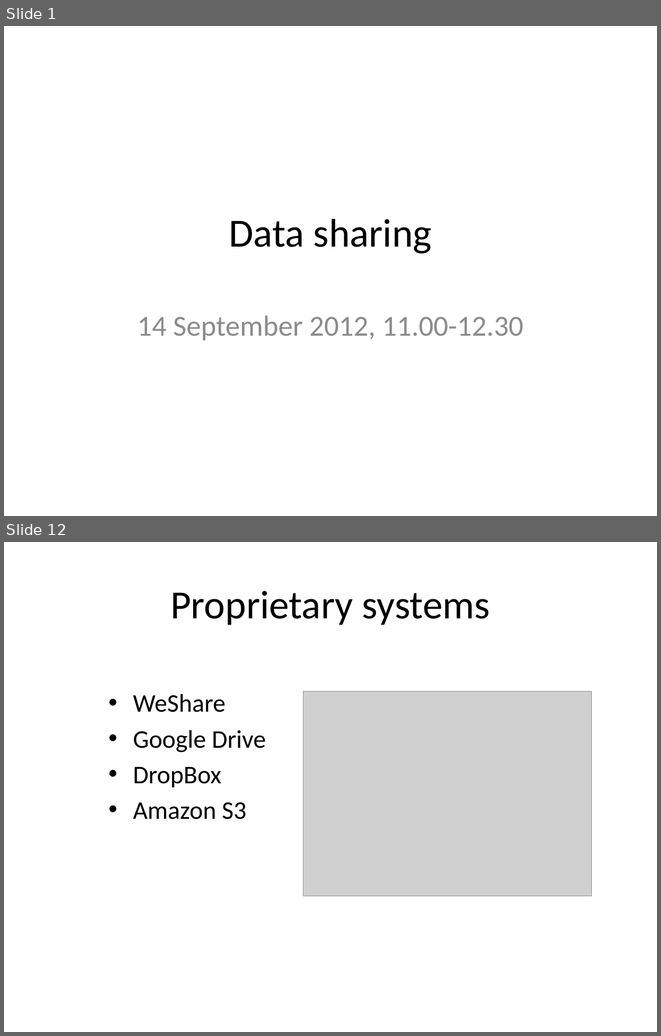
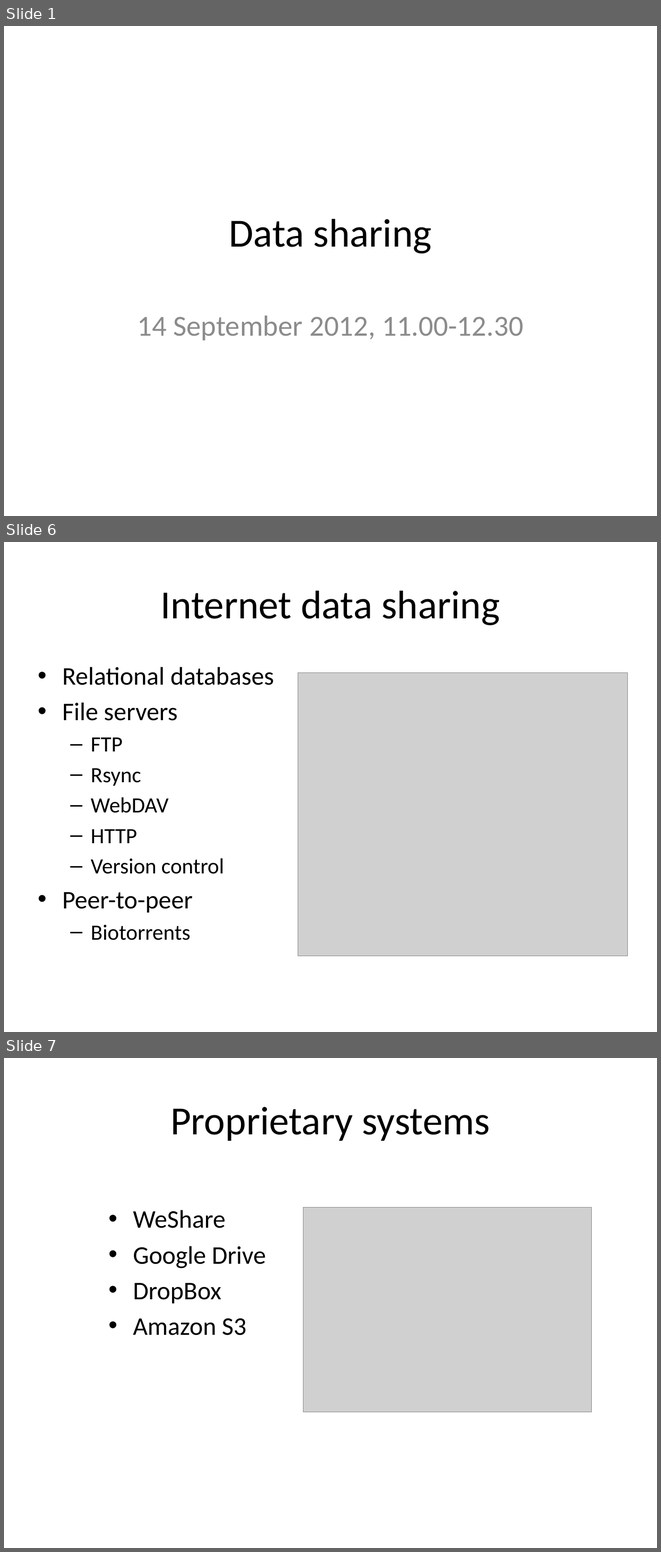
Before and after one commit to rvosa/ngs-workflows, a slide deck: doc/slides/day4/session2/DataSharing.pptx. Shown one above the other, each under a label of ours: slides 1 and 12 before the commit, slides 1, 6 and 7 after it; the slides between them are not shown. The pictures are 661x1036 and 661x1552 pixels, drawn with LibreOffice and Linux fonts; fonts in the diff are those of the drawing; grey boxes stand for pictures. Boxes give left, top, right and bottom in pixels: in the first picture for what was removed or moved away, otherwise in the second. Text is boxed around its words. In the diff, an @@ line names an element or a change of style, - is before the commit and + after.

```diff
--- a/doc/slides/day4/session2/DataSharing.pptx
+++ b/doc/slides/day4/session2/DataSharing.pptx
@@ slide 6 added at [4,542,657,1032], background #FFFFFF @@
@@ title added at [160,590,500,625], 44 pt, text #000000 @@
+Internet data sharing
@@ text added at [62,667,274,940], 24 pt, text #000000 @@
+• Relational databases
+• File servers
+  – FTP
+  – Rsync
+  – WebDAV
+  – HTTP
+  – Version control
+• Peer-to-peer
+  – Biotorrents
@@ picture added at [298,672,628,955] @@
@@ what was slide 12 is now slide 7 @@
```
Also in this commit, not shown: 4 slides changed, 9 other slides added, 8 slides removed, 2 other files.
